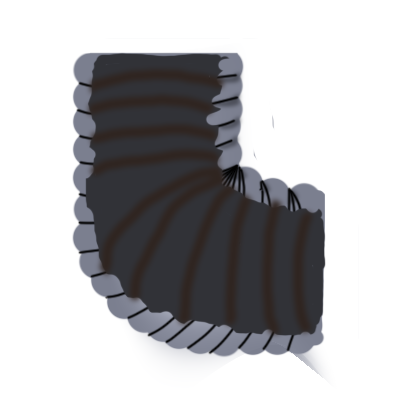
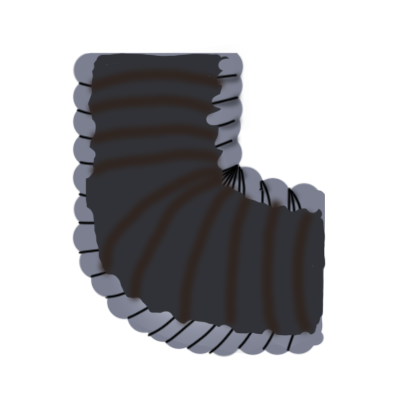
The second w=400, h=400 image is a revision of the first. Changes to its layers:
painted on "Слой 1" over [122, 128, 333, 386]
painted on "Слой 2 копия" over [108, 38, 359, 339]
